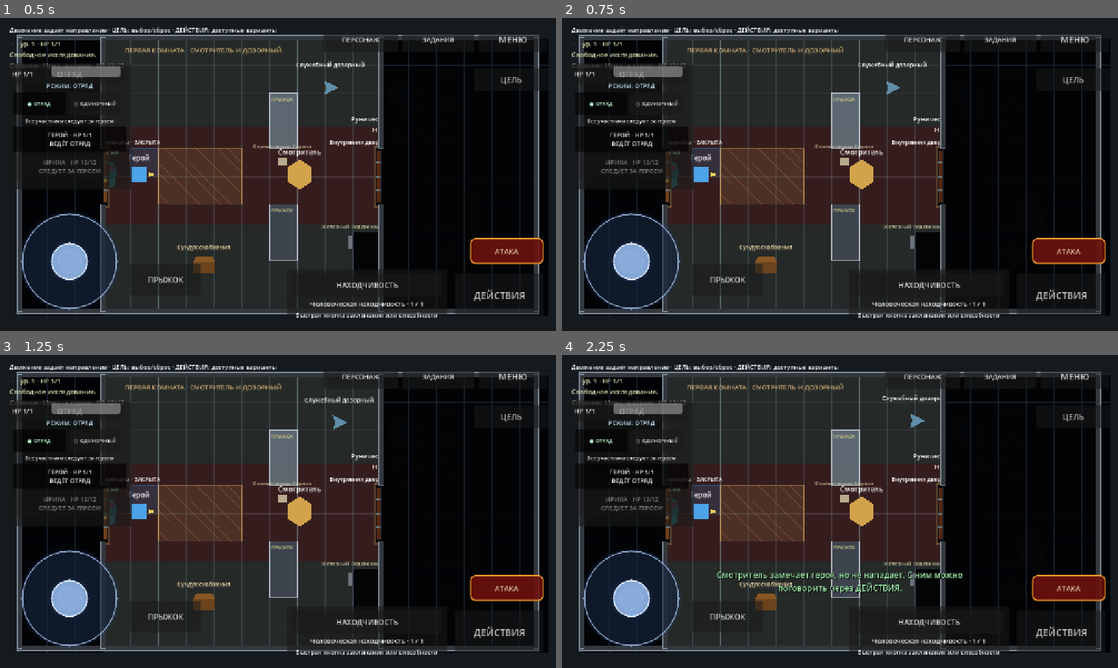
Above: before the commit, frames 1-4 (two rows, left to right).
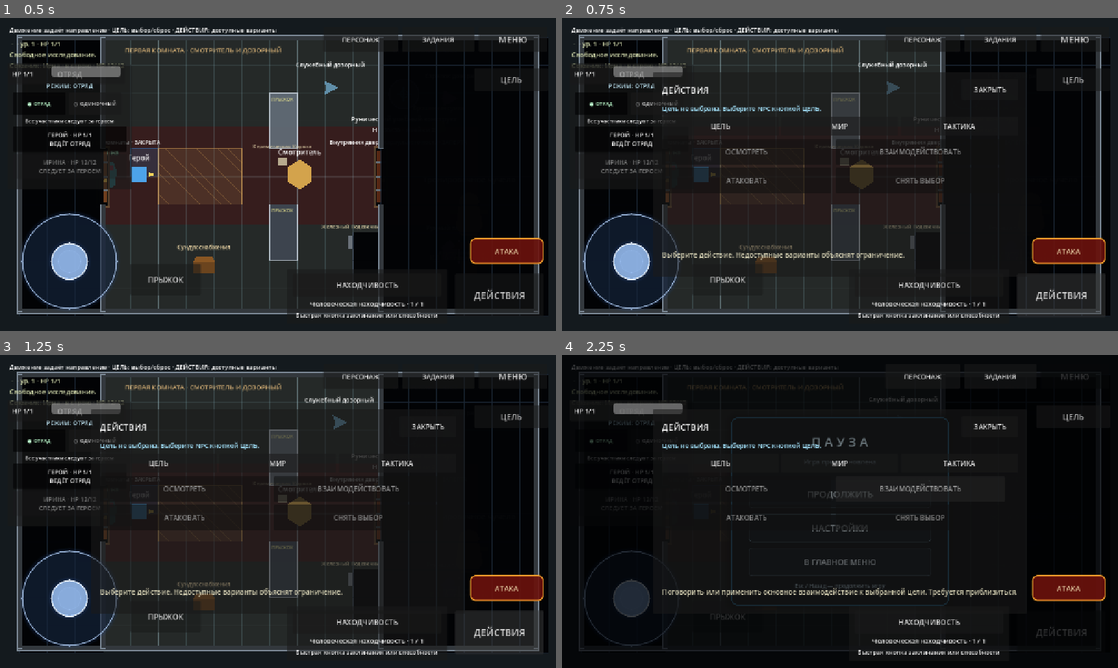
Above: after the commit, the same moments.

Repository: eretenkodaniil16-rgb/rpg-project
Game: Godot game, scene res://scenes/game/game.tscn
Two runs of this game, one before a commit and one after it. Both use one fixed random seed, a clock stepped at 60 frames per second and the inputs below. This scene is started directly instead of the project's main scene.
Inputs (mouse positions are in pixels of both pictures, inside the frame that each line leads up to):
- Up to frame 1 (0.5 s): no input
- Up to frame 2 (0.75 s): click "ДЕЙСТВИЯ" at 0.5 s
- Up to frame 3 (1.25 s): no input
- Up to frame 4 (2.25 s): click "МЕНЮ" at 1.25 s; click (840, 492) at 2 s, where only the run after the commit has a clickable "ПРОДОЛЖИТЬ"

Frame 1 is identical in both runs. In frame 2, 12% of the frame differs, in the area x 16-80%, y 17-83%; in frame 3, 12%; in frame 4, 37%, in the area x 1-99%, y 2-96%.
Error before the commit: Invalid access to property or key 'closed' on a base object of type 'null instance'. (res://scripts/ui/in_game_pause_menu.gd:16)

Commit message:
fix: preserve current main pause controller in party scene

Diff:
--- a/scenes/game/game.tscn
+++ b/scenes/game/game.tscn
@@ -9,7 +9,7 @@
 [ext_resource type="Script" path="res://scripts/game/world_snapshot_readiness_guard.gd" id="7_snapshot_guard"]
 [ext_resource type="Script" path="res://scripts/game/world_alert_snapshot_synchronizer.gd" id="8_alert_sync"]
 [ext_resource type="Script" path="res://scripts/game/player_control_modes.gd" id="9_player_control"]
-[ext_resource type="Script" path="res://scripts/ui/in_game_pause_menu.gd" id="10_pause_menu"]
+[ext_resource type="Script" path="res://scripts/game/in_game_pause_controller.gd" id="10_pause"]
 [ext_resource type="Script" path="res://scripts/ui/party_menu_ui.gd" id="11_party_menu"]
 
 [node name="Game" instance=ExtResource("1_base")]
@@ -34,18 +34,12 @@
 [node name="WorldSnapshotReadinessGuard" type="Node" parent="."]
 script = ExtResource("7_snapshot_guard")
 
+[node name="InGamePauseController" type="Node" parent="." groups=["pause_menu_controller"]]
+process_mode = 3
+script = ExtResource("10_pause")
+
 [node name="MobileControls" parent="Interface" index="3"]
 script = ExtResource("5_mobile_context")
-
-[node name="InGamePauseMenu" type="Control" parent="Interface"]
-layout_mode = 3
-anchors_preset = 15
-anchor_right = 1.0
-anchor_bottom = 1.0
-grow_horizontal = 2
-grow_vertical = 2
-mouse_filter = 2
-script = ExtResource("10_pause_menu")
 
 [node name="PartyMenuUI" type="Control" parent="Interface"]
 layout_mode = 3
